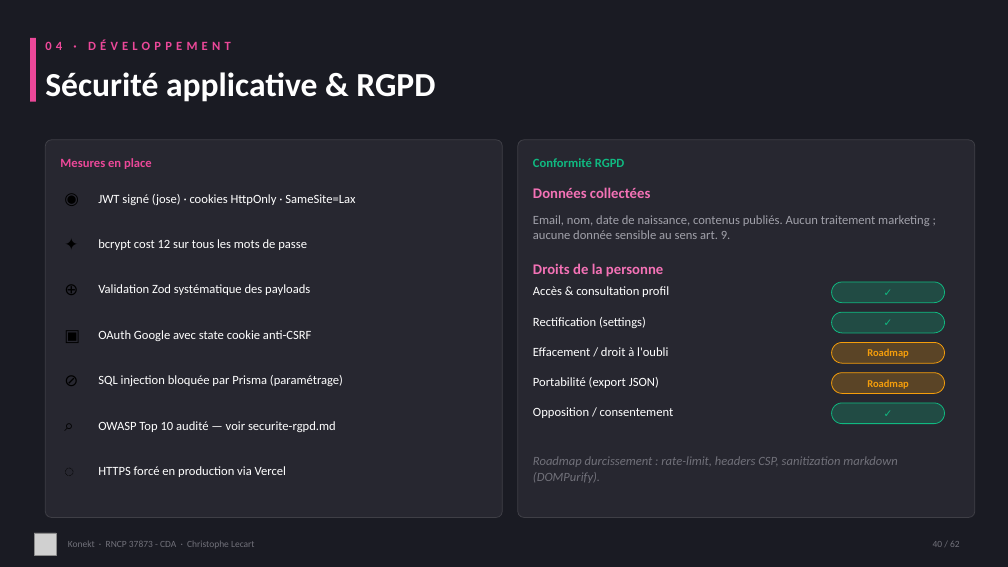
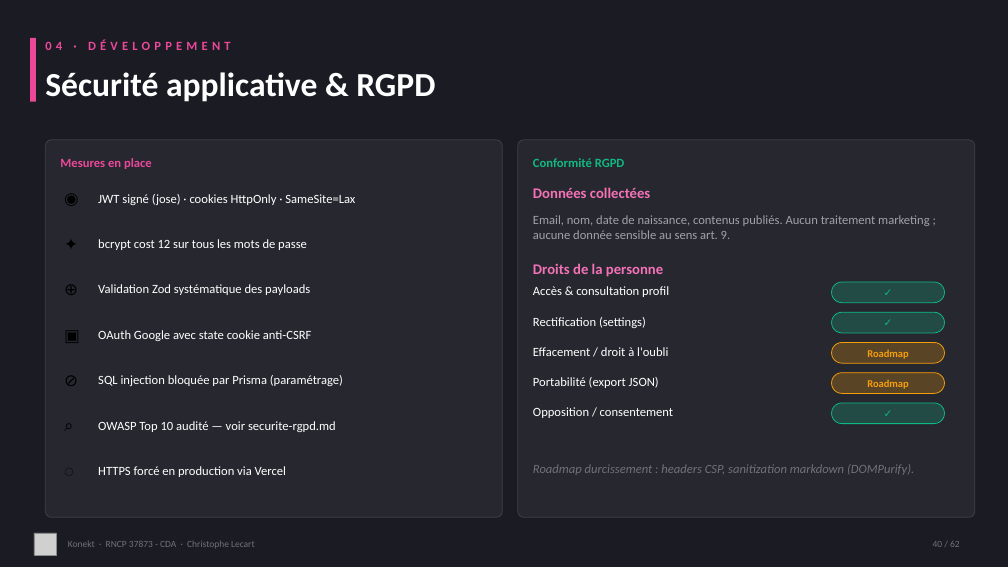
Before and after one commit to CLecart/social-network, a slide deck: slide 40 of dossier-certification/00-presentation/Soutenance CDA LECART Christophe.pptx. Drawn at 1008x567 pixels with LibreOffice and Linux fonts; fonts in the diff are those of the drawing; grey boxes stand for pictures. Boxes give left, top, right and bottom in pixels: in the first picture for what was removed or moved away, otherwise in the second. Text is boxed around its words. In the diff, an @@ line names an element or a change of style, - is before the commit and + after.

```diff
--- a/dossier-certification/00-presentation/Soutenance CDA LECART Christophe.pptx
+++ b/dossier-certification/00-presentation/Soutenance CDA LECART Christophe.pptx
@@ text at (x1=533, y1=464, x2=914, y2=475): text changed @@
-Roadmap durcissement : rate-limit, headers CSP, sanitization markdown (DOMPurify).
+Roadmap durcissement : headers CSP, sanitization markdown (DOMPurify).
```
Also in this commit, not shown: 2 other slides changed, 9 other files.
